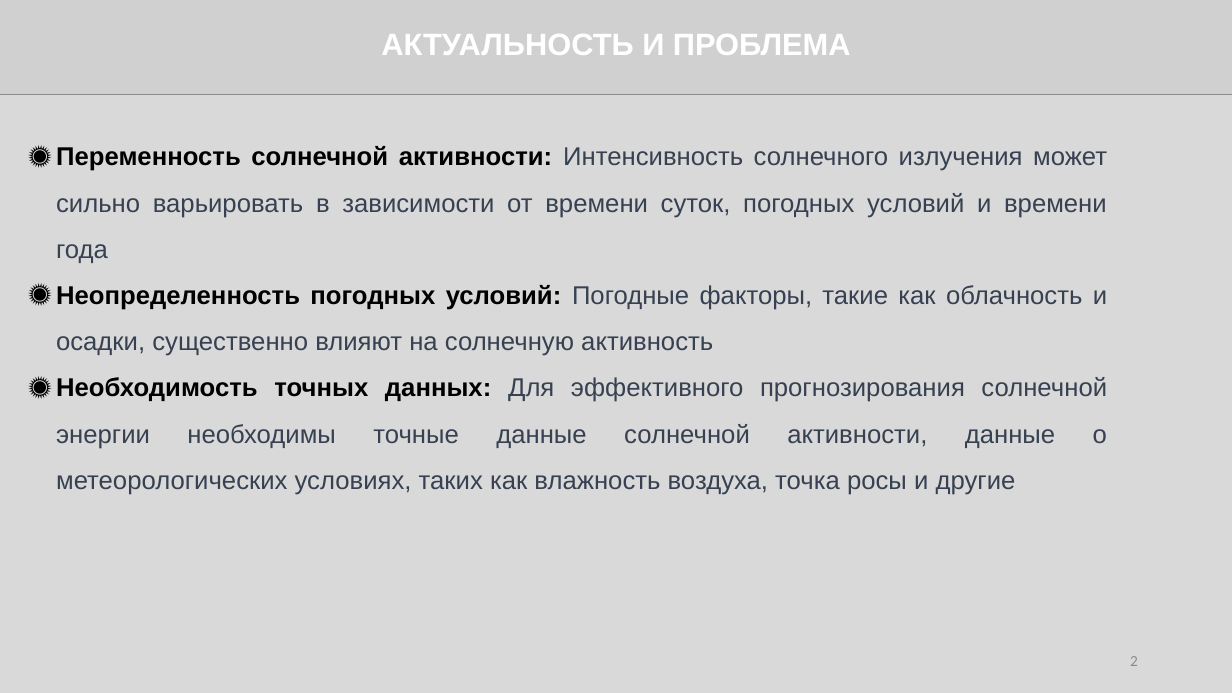
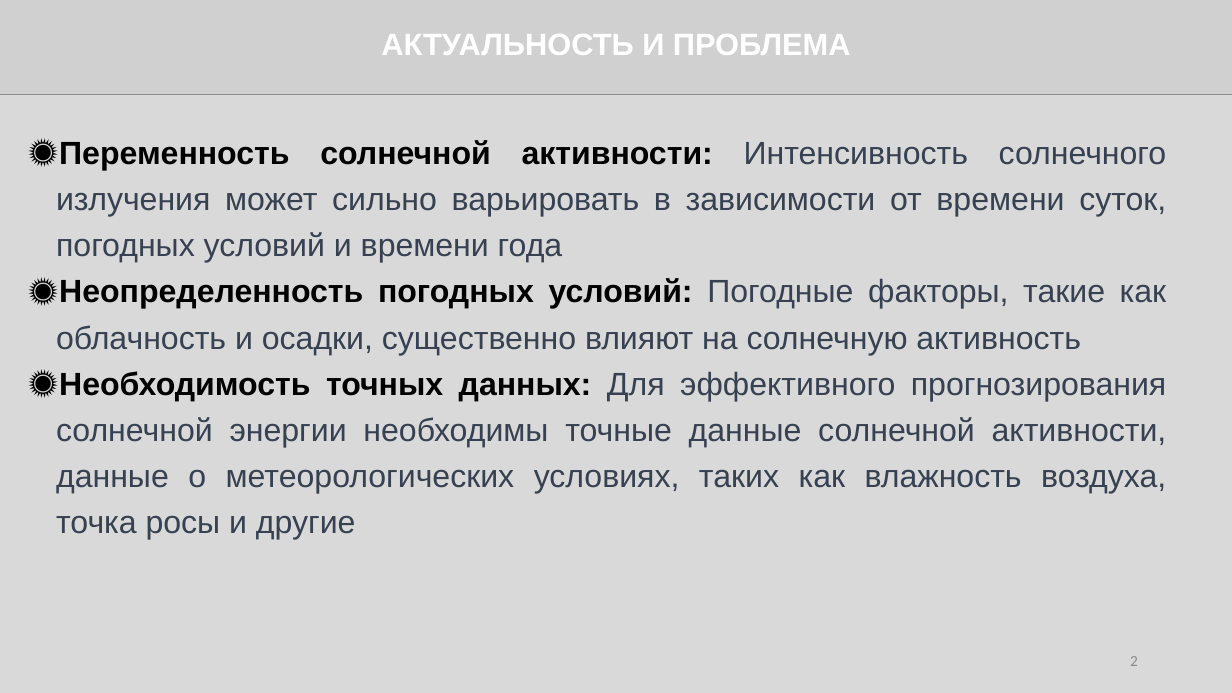
Before and after one commit to asimpto/practice, a slide deck: slide 2 of презентация/Юдина-практика.pptx. Drawn at 1232x693 pixels with LibreOffice and Linux fonts; fonts in the diff are those of the drawing; grey boxes stand for pictures. Boxes give left, top, right and bottom in pixels: in the first picture for what was removed or moved away, otherwise in the second. Text is boxed around its words. In the diff, an @@ line names an element or a change of style, - is before the commit and + after.

```diff
--- a/презентация/Юдина-практика.pptx
+++ b/презентация/Юдина-практика.pptx
@@ text "Переменность солнечной активности: Интенсивность солнечного ..." at (56, 140, 1167, 540): size 20 to 25 pt; line spacing 1.5 to 1.2 @@
```
Also in this commit, not shown: 1 other slide changed, 1 other file.
